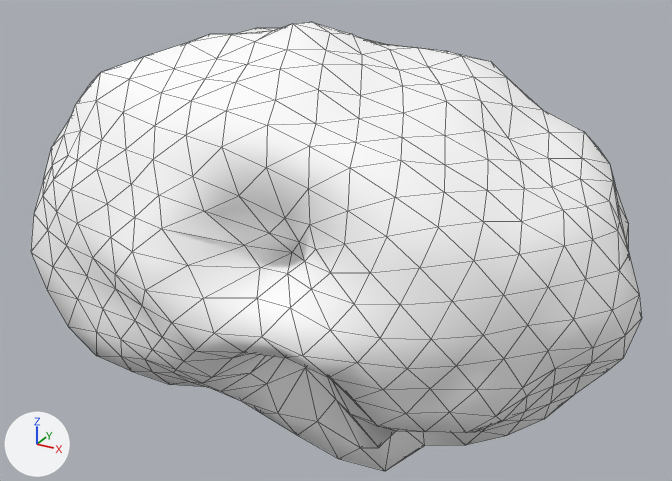
One commit to the glTF model assets/asteroids/asteroid_med_16.glb: the scene before it, then after it.
Camera for both pictures: a 50 mm camera at (1.63, -2.92, 1.5) aimed at (0.03, 0.0, 0.04). The lights are fixed; the arrows at lower left show +X, +Y and +Z. The first picture is the older version. Mesh edges are drawn as thin lines. Vertices at exactly the same position are counted once.

Objects in the first picture: 'asteroid_med_16'.
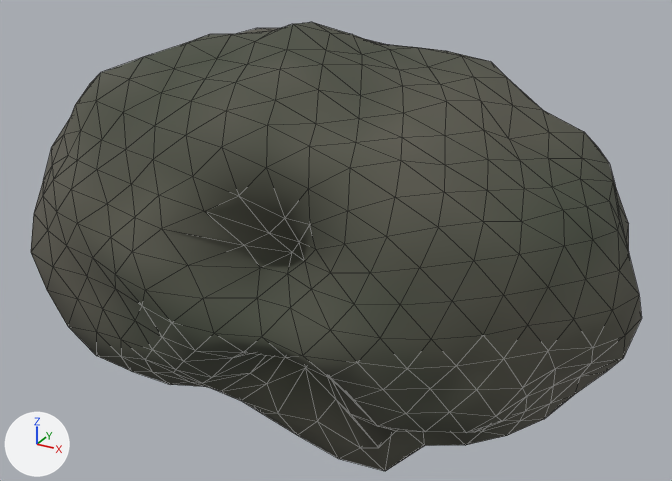
Location of each change, [x1, y1, x2, y2] in pixels of the pictures (672 x 481 px):
'asteroid_med_16', recoloured (darker): [31, 22, 642, 471] in both

Diff of the bpy script that builds the scene:
```diff
--- a/assets/asteroids/asteroid_med_16.glb.py
+++ b/assets/asteroids/asteroid_med_16.glb.py
@@ mat_rock_asteroid_med_16 @@
 n0 = _N.new('ShaderNodeBsdfPrincipled'); n0.name = 'Principled BSDF'
-n0.inputs[0].default_value = (1.0, 1.0, 1.0, 1.0)  # 'Base Color', white #ffffff
-n0.inputs[1].default_value = 0.0274  # 'Metallic'
-n0.inputs[2].default_value = 0.863  # 'Roughness'
+n0.inputs[1].default_value = 0.0182  # 'Metallic'
+n0.inputs[2].default_value = 0.96  # 'Roughness'
 n1 = _N.new('ShaderNodeOutputMaterial'); n1.name = 'Material Output'
+n2 = _N.new('ShaderNodeVertexColor'); n2.name = 'Color Attribute'
 _L.new(n0.outputs[0], n1.inputs[0])  # 'BSDF' to 'Surface'
+_L.new(n2.outputs[0], n0.inputs[0])  # 'Color' to 'Base Color'
@@ me_icosphere @@
 me_icosphere.from_pydata(...)  # 642 vertices, 1280 faces; spans x -1.18..1.2, y -0.81..0.82, z -0.72..0.87
 # used by ob_asteroid_med_16; location = (0.0, 0.0, 0.0)
+# me_icosphere part 1: vertex colours changed
 me_icosphere.materials.append(mat_rock_asteroid_med_16)
```
